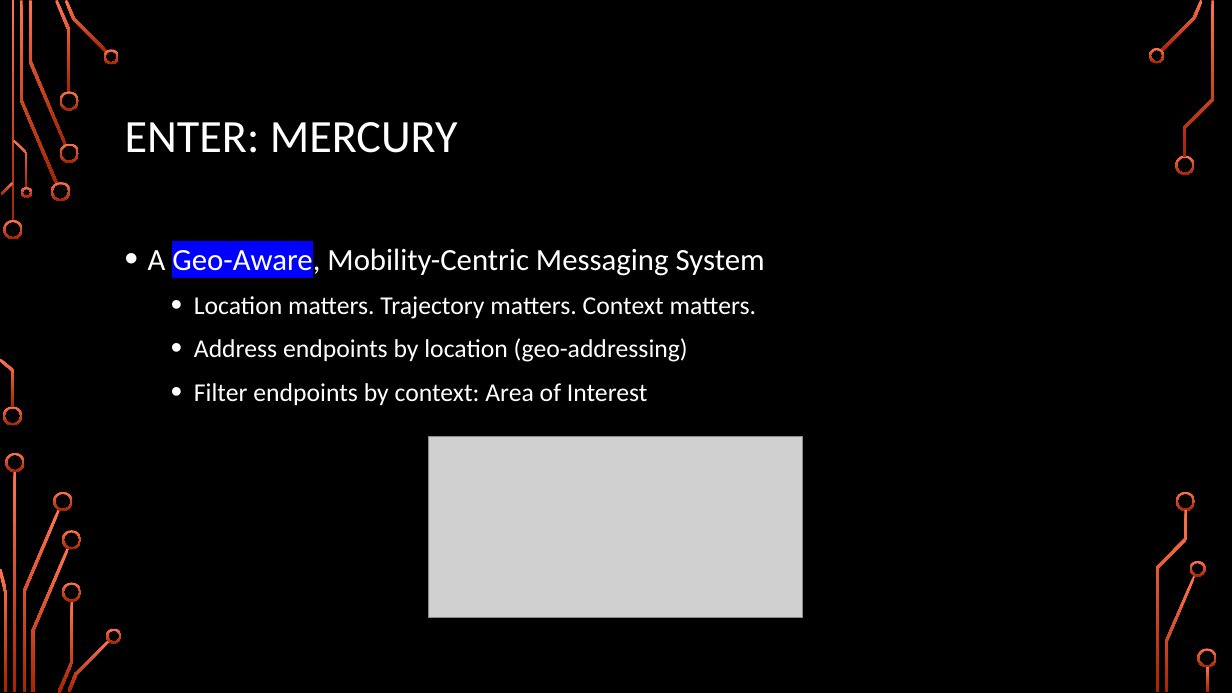
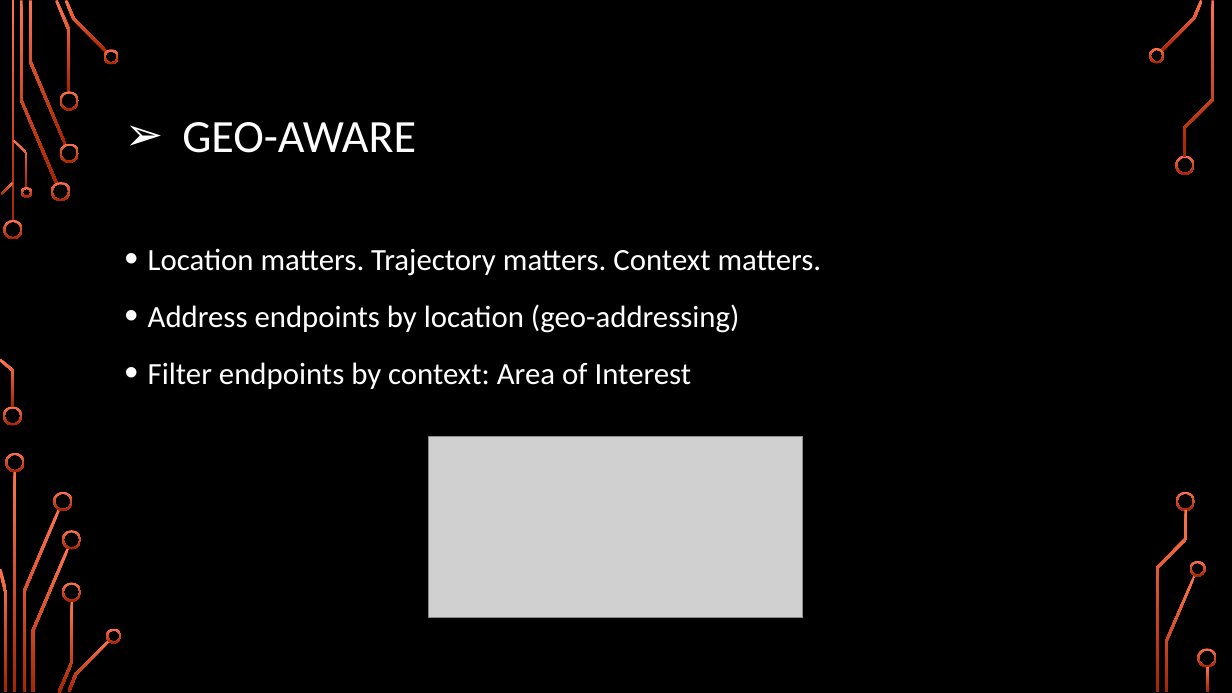
Before and after one commit to TejaKommineni/Mercury, a slide deck: slide 7 of presentation/Mercury-Part1.pptx (slide 8 before the commit). Drawn at 1232x693 pixels with LibreOffice and Linux fonts; fonts in the diff are those of the drawing; grey boxes stand for pictures; background and template pictures are left out. Boxes give left, top, right and bottom in pixels: in the first picture for what was removed or moved away, otherwise in the second. Text is boxed around its words. In the diff, an @@ line names an element or a change of style, - is before the commit and + after.

```diff
--- a/presentation/Mercury-Part1.pptx
+++ b/presentation/Mercury-Part1.pptx
@@ title at <box>182,122,416,153</box>: text changed @@
-ENTER: MERCURY
+➢ GEO-AWARE
@@ text "Location matters. Trajectory matters. Context ..." at <box>148,248,822,389</box>: size 20 to 24 pt; list level 2 to 1 in "Location matters. Trajectory matters. Context ..."; list level 2 to 1 in "Address endpoints by location (geo-addressing)"; list level 2 to 1 in "Filter endpoints by context: Area ..." @@
@@ text at <box>148,244,765,278</box>: paragraph removed @@
-• A Geo-Aware, Mobility-Centric Messaging System
```
Also in this commit, not shown: 10 other slides changed, 6 slides added, 4 slides removed.
